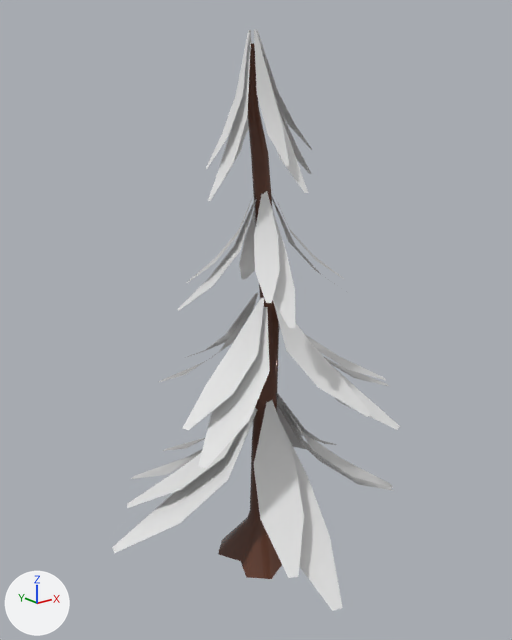
One commit to the FBX model Assets/fbxStorage/Locations/NewProps/Flora/Fir4.fbx: the scene before it, then after it.
The view is the same before and after, from a camera (50 mm lens) standing at (-12.94, -15.7, 13.94) and looking at (-0.28, 0.12, 7.61). Arrows for +X, +Y and +Z are at lower left; the lights stay in place.

The first picture shows 'Fir4'.
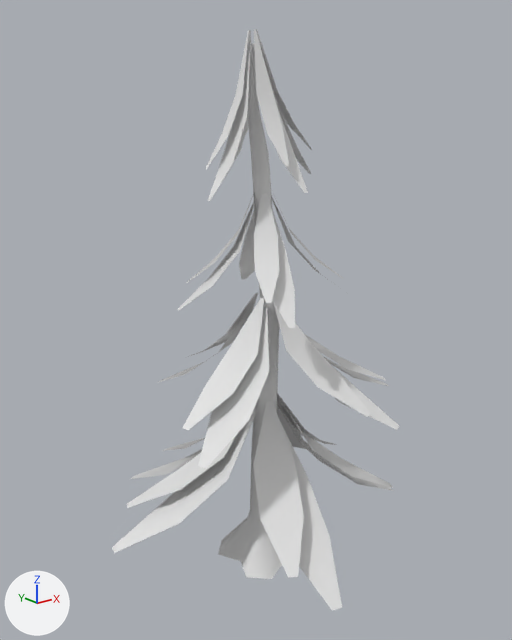
Boxes [x1, y1, x2, y2] around the edits, measured in the pictures (512 x 640 px):
part 1 of me_circle_004, recoloured (brown to white): [218, 43, 282, 579] in both

Patch to the scene script:
```diff
--- a/Assets/fbxStorage/Locations/NewProps/Flora/Fir4.fbx.py
+++ b/Assets/fbxStorage/Locations/NewProps/Flora/Fir4.fbx.py
@@ me_circle_004 @@
 me_circle_004.from_pydata(...)  # 384 vertices, 192 faces; spans x -4.9..4.8, y -4.7..4.6, z -0.5..15.7
 # used by ob_fir4; location = (0.0, 0.0, 0.0)
+# me_circle_004 part 1: all 84 faces that had it switch from mat_treebark1_mat (brown #643e2f) to mat_firleaves1_mat (white #e7e7e7)
```
